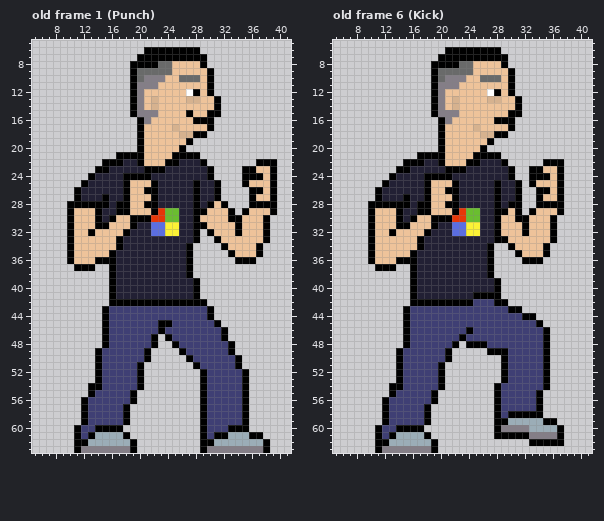
Edited in one commit: pixel-art file (aseprite/JimR.aseprite). The first picture shows the starting point.
80x64 pixels, 19 frames. Shown: old frame 1 (Punch): x 5..41, y 5..63; old frame 6 (Kick): x 5..41, y 5..63. The commit also changed other frames, which this record leaves out.
And afterwards:
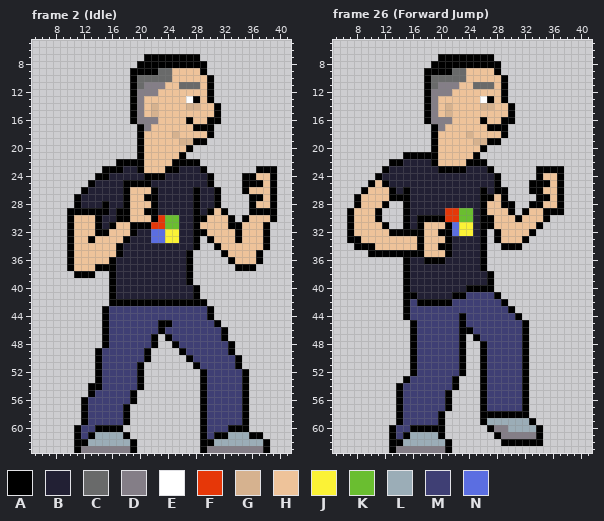
Palette (. is transparent): A #000000  B #222034  C #696a6a  D #847e87  E #ffffff  F #e63708  G #d6b28f  H #eec39a  J #fbf236  K #6abe30  L #9badb7  M #3f3f74  N #5b6ee1
A new or re-ordered frame is compared with the old frame closest to it.
Log entry: Added forward jump and idle animations to Rim Jies
Change:
frames 19 -> 27
Frame 2 (Idle) is new; against old frame 1 (Punch):
y 6: x 21..28 AAAAAAAA -> ........
y 7: x 20 A -> .; x 29 A -> .
y 8: x 19 A -> .; x 23..28 CCHHHH -> AAAAAA
y 9: x 20..22 CCC -> AAA; x 29..30 HA -> A.
y 10: x 21..24 DDDH -> CCCC; x 26..28 CCC -> HHH
y 11: x 20 D -> C; x 23 H -> D; x 26..28 HHH -> CCC
y 12: x 21..22 HH -> DD; x 27..28 EA -> HH
y 13: x 22 G -> H; x 27..28 GG -> EA; x 30..31 HA -> A.
y 14: x 27..28 HH -> GG
y 15: x 21..22 DD -> HG; x 27 A -> H; x 30 A -> H
y 16: x 19..20 .A -> AD; x 22 H -> D; x 27..29 HAA -> AHH; x 31 . -> A
y 17: x 21 H -> D; x 25 G -> H; x 28..29 HH -> AA
y 18: x 25..30 HGGAA. -> GHHHHA
y 19: x 26..29 HA.. -> GGAA
y 20: x 26..27 A. -> HA
y 21: x 17..19 AAA -> ...; x 25 A -> H; x 27..28 AA -> ..
y 22: x 15..16 AA -> ..; x 18..19 BB -> AA; x 24 A -> H; x 26..29 BBBA -> AAA.; x 37..39 AAA -> ...
y 23: x 14 A -> .; x 16..17 BB -> AA; x 20..25 BAAABB -> AHHHAA; x 29..30 BA -> A.; x 35..38 AAHH -> ..AA
y 24: x 13..15 ABB -> .AA; x 18..20 AAA -> BBB; x 22..23 BB -> AA; x 37 A -> H
y 25: x 12..13 AB -> .A; x 19..22 HHHA -> AAAB; x 28 A -> B; x 30..31 BA -> A.; x 36..37 HH -> AA
y 26: x 11..12 AB -> .A; x 21 A -> H; x 35..37 .AA -> AHH
y 27: x 15 A -> B; x 21 H -> A; x 37 H -> A
y 28: x 10 A -> .; x 12..14 AAA -> BBB; x 17 A -> B; x 21 A -> H; x 30..32 AHA -> BA.; x 37..38 AA -> HH
y 29: x 11..13 HHH -> AAA; x 15 B -> A; x 21 H -> A; x 23..25 FKK -> BBB; x 29..30 AH -> BA; x 32..33 HA -> A.; x 35..38 AHHH -> .AAA
y 30: x 16..22 AHHAAAF -> BAAHHHA; x 29 H -> A; x 34..35 AH -> .A; x 38..39 A. -> HA
y 31: x 15..16 AH -> BA; x 20..25 BBNNJJ -> AAFFKK; x 29 A -> H; x 33 H -> A
y 32: x 13..15 AHH -> HAA; x 18..19 AB -> HA; x 29..30 .A -> AH
y 33: x 13 H -> A; x 17..18 AB -> HA; x 22..25 BBBB -> NNJJ; x 30..31 .A -> AH; x 34 H -> A
y 34: x 27..28 A. -> BA; x 31..32 .A -> AH; x 37..38 A. -> HA
y 35: x 16..17 AB -> HA; x 32..33 .A -> AH
y 36: x 14..15 AA -> HH; x 33..37 .AAA. -> AHHHA
y 37: x 10..15 .AAA.. -> AHHHAA; x 34..36 ... -> AAA
y 38: x 11..13 ... -> AAA
y 39: x 27..28 BA -> A.
Frame 26 (Forward Jump) is new; against old frame 6 (Kick):
y 6: x 21..28 AAAAAAAA -> ........
y 7: x 28..29 AA -> ..
y 8: x 23..29 CCHHHHA -> AAAAAA.
y 9: x 18 . -> A; x 20..21 CC -> AA; x 24 C -> H; x 28..30 HHA -> A..
y 10: x 18..19 .A -> AC; x 21..23 DDD -> CCC; x 26..30 CCCHA -> HHHA.
y 11: x 18..19 .A -> AC; x 25..27 HHH -> CCC; x 29..30 HA -> A.
y 12: x 18..19 .A -> AD; x 21 H -> D; x 27..30 EAHA -> HHA.
y 13: x 18..20 .AD -> ADH; x 22 G -> H; x 26..31 HGGHHA -> EAHA..
y 14: x 18..22 .ADHG -> ADHGH; x 26..27 HH -> GG; x 30..31 HA -> A.
y 15: x 18..22 .ADDD -> ADHGH; x 31 A -> .
y 16: x 18..20 ..A -> ADD; x 26 H -> A; x 28 A -> H
y 17: x 19..20 .A -> AD; x 25 G -> H; x 27..30 HHHA -> AAA.
y 18: x 19..20 .A -> AH; x 24 H -> G; x 26..28 GGA -> HHH
y 19: x 19..20 .A -> AH; x 25..26 HH -> GG; x 28 . -> A
y 20: x 19..20 .A -> AH
y 21: x 15..16 .. -> AA; x 20 A -> H; x 26..28 AAA -> ...
y 22: x 13..17 ..AAA -> AABBB; x 19..20 BA -> AH; x 26..29 BBBA -> A...; x 35..37 AAA -> ...
y 23: x 12..15 ..AA -> ABBB; x 20 B -> A; x 27..30 BBBA -> A...; x 33 A -> .; x 35..36 HH -> AA
y 24: x 11..13 ..A -> ABB; x 18..21 AAAA -> BBBB; x 28..30 BBA -> A..; x 33 A -> .; x 35 A -> H
y 25: x 10..11 .. -> AH; x 18..22 AHHHA -> BBBBB; x 29..31 BBA -> ...; x 34..35 HH -> AA
y 26: x 9..13 ..ABB -> AHHHA; x 15 B -> A; x 18..22 AHHAA -> BBBBB; x 26 B -> A; x 29..31 BBA -> A..; x 33 . -> A; x 35 A -> H
y 27: x 8..14 ...ABBB -> AHHHHAA; x 18..22 AHHHA -> BBBBB; x 26..31 BBABBA -> AAHA..; x 35 H -> A
y 28: x 8..11 ..AA -> AHHH; x 13..14 AA -> ..; x 17..22 AAHHAA -> BBBBBB; x 26..29 BBAB -> AHHA; x 31 A -> .; x 33 . -> A; x 35..36 AA -> HH
y 29: x 7..15 ...AHHHAB -> AHHHA...A; x 17..23 AAHHHAF -> BBBBFFK; x 25..33 KBBAAHA.A -> BAHHHA.AH; x 35..36 HH -> AA
y 30: x 7..18 ...AHHHABAHH -> AHHHA...ABAA; x 21 A -> F; x 23 F -> K; x 25..28 KBBA -> BAAH; x 32 A -> H; x 35..36 HA -> A.
y 31: x 7..10 ...A -> AHHH; x 12..14 HHA -> A..; x 16..17 HH -> BA; x 19..21 ABB -> HHA; x 23 N -> J; x 25..28 JBBA -> BAAH; x 32 A -> H; x 34..36 HHA -> A..
y 32: x 7..10 ...A -> AHHH; x 14..21 HHHHABBB -> AAAAHHAA; x 23 N -> J; x 25..27 JBB -> BA.; x 32..36 AHHHA -> HA...
y 33: x 7..10 ...A -> AAHH; x 18..21 BBBB -> HHHA; x 26..27 BB -> A.; x 29 A -> H; x 32..36 HHHHA -> A....
y 34: x 8..9 .. -> AA; x 18..21 BBBB -> HHAA; x 26..27 BA -> A.; x 29 . -> A; x 31..35 HHHHA -> A....
y 35: x 11..15 HHHHH -> AAAAA; x 17..21 BBBBB -> AHHHA; x 26..27 BA -> A.; x 31..35 AHHHA -> .....
y 36: x 10..14 AHHHA -> .....; x 16 A -> B; x 18..20 BBB -> AAA; x 26..27 BA -> A.; x 32..34 AAA -> ...
y 37: x 11..13 AAA -> ...; x 15..16 .A -> AB; x 26..27 BA -> A.
y 38: x 15..16 .A -> AB
y 39: x 15..16 .A -> AB; x 27..28 BA -> A.
y 40: x 15..16 .A -> AB; x 24..28 BBBBA -> AAAA.
y 41: x 15 . -> A; x 22..27 BBBAAA -> AAMMMM
y 42: x 15..16 .A -> AM; x 22..24 AAA -> MMM; x 28 A -> M
y 43: x 31 A -> .
y 44: x 23 M -> A; x 31..33 MAA -> A..
y 45: x 15..16 AM -> .A; x 23 M -> A; x 32..34 MMA -> A..
y 46: x 15..16 AM -> .A; x 23 M -> A; x 32..35 MMMA -> A...
y 47: x 15..16 AM -> .A; x 24..25 MM -> .A; x 32..35 MMMA -> A...
y 48: x 15..16 AM -> .A; x 22..25 A.AA -> MA..; x 32..35 MMMA -> A...
y 49: x 14..16 AMM -> ..A; x 21..23 A.. -> MMA; x 26..29 .AAA -> AMMM; x 32..35 MMMA -> A...
y 50: x 14..16 AMM -> ..A; x 21..23 A.. -> MMA; x 26..29 ...A -> AMMM; x 32..35 MMMA -> A...
y 51..52: x 14..16 AMM -> ..A; x 20..23 A... -> MMMA; x 26..29 ...A -> AMMM; x 32..35 MMMA -> A...
y 53: x 14..15 AM -> .A; x 20..22 A.. -> MMA; x 26..29 ...A -> AMMM; x 32..35 MMMA -> A...
y 54: x 13 A -> .; x 20..22 A.. -> MMA; x 26..28 ..A -> AMM; x 32..35 MMMA -> A...
y 55: x 13..14 AM -> .A; x 19..21 A.. -> MMA; x 26..28 ..A -> AMM; x 32..34 MMA -> A..
y 56: x 12..14 AMM -> ..A; x 19..21 A.. -> MMA; x 26..28 ..A -> AMM; x 32..34 MMA -> A..
y 57: x 12..14 AMM -> ..A; x 18..21 A... -> MMMA; x 26..28 ..A -> AMM; x 32..34 MMA -> A..
y 58: x 12..14 AMM -> ..A; x 18..20 A.. -> MMA; x 26..27 .. -> AA; x 29 M -> A; x 33..34 AA -> ..
y 59: x 12..14 AMM -> ..A; x 18..20 A.. -> MMA; x 26..29 ..AA -> ALLL; x 33..36 LLAA -> A...
y 60: x 11..15 AMMAA -> ..AMM; x 18..20 ... -> AAA; x 27..28 .A -> AD; x 30..32 DDD -> LLL; x 34..37 LLLA -> A...
y 61: x 11..12 AM -> ..; x 14..15 LL -> MA; x 18..20 A.. -> LLA; x 29..32 AAAA -> DDDD; x 34..37 DDDA -> A...
y 62: x 11..14 AALL -> ..AA; x 19..21 A.. -> LLA; x 29..32 .... -> AAAA; x 35..37 AAA -> ...
y 63: x 11..13 ADD -> ..A; x 19..21 A.. -> DDA
Changed places in both pictures, as pixel boxes (x1, y1, x2, y2):
changed: (67, 47, 277, 278)
changed: (186, 278, 200, 285)
changed: (347, 47, 564, 453)
